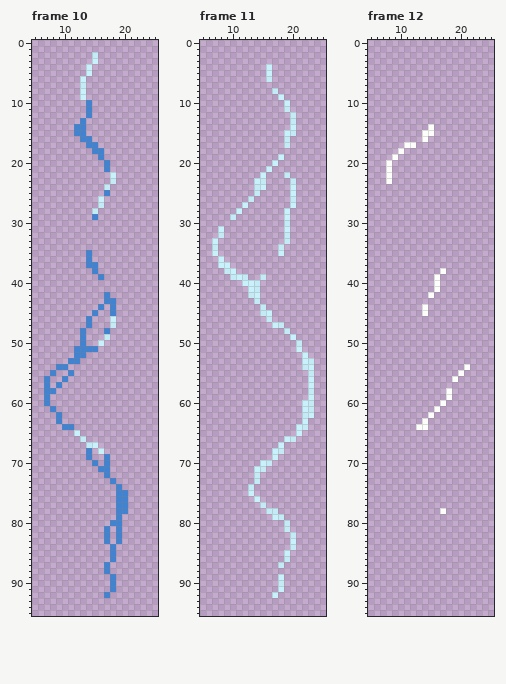
Pixel-art file: Aseprite/animations/GFX/lighitning/lighitning_barrier2.aseprite. Above, as it was before the edit.
32x96 pixels, 13 frames. Shown: frame 10: x 5..25, y 0..95; frame 11: x 5..25, y 0..95; frame 12: x 5..25, y 0..95. The commit also changed other frames, which this record leaves out.
Now the later version:
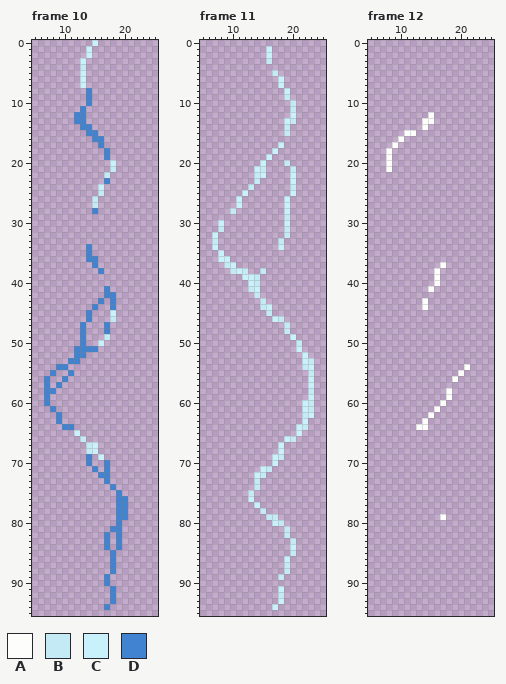
Palette (. is transparent): A #fdfdfc  B #c3eaf5  C #c9f1fc  D #4183d1
Difference:
--- frame 10
@@ x 10..20 @@
- 0 ...........
- 1 ...........
- 2 .....B.....
- 3 .....C.....
- 4 ....C......
- 5 ....C......
+ 0 .....C.....
+ 1 ....C......
+ 2 ....C......
+ 3 ...C.......
+ 4 ...B.......
+ 5 ...C.......
  6 ...C.......
- 7 ...B.......
- 8 ...C.......
- 9 ...C.......
+ 7 ...C.......
+ 8 ....D......
+ 9 ....D......
 10 ....D......
-11 ....D......
-12 ....D......
-13 ...D.......
-14 ..DD.......
-15 ..DD.......
-16 ...DD......
-17 ....DD.....
-18 .....DD....
-19 ......D....
-20 .......D...
-21 .......D...
-22 ........C..
-23 ........B..
-24 .......B...
-25 .......D...
-26 ......C....
-27 ......B....
-28 .....B.....
-29 .....D.....
+11 ...D.......
+12 ..DD.......
+13 ..DD.......
+14 ...DD......
+15 ....DD.....
+16 .....DD....
+17 ......D....
+18 .......D...
+19 .......D...
+20 ........C..
+21 ........B..
+22 .......B...
+23 .......D...
+24 ......C....
+25 ......B....
+26 .....B.....
+27 .....B.....
+28 .....D.....
+29 ...........
 30 ...........
@@ x 11..20 @@
 33 ..........
-34 ..........
+34 ...D......
 35 ...D......
-36 ...D......
-37 ...DD.....
-38 ....D.....
-39 .....D....
+36 ...DD.....
+37 ....D.....
+38 .....D....
+39 ..........
 40 ..........
-41 ..........
-42 ......D...
-43 ......DD..
-44 .....D.D..
-45 ....D..D..
-46 ...D...C..
-47 ...D...B..
+41 ......D...
+42 ......DD..
+43 .....D.D..
+44 ....D..D..
+45 ...D...C..
+46 ...D...B..
+47 ..D...D...
 48 ..D...D...
@@ x 12..22 @@
 67 ..BC.......
-68 ..D.C......
-69 ..D..D.....
-70 ...D.D.....
-71 ....DD.....
-72 .....D.....
-73 ......D....
-74 .......D...
-75 .......DD..
+68 ..BC.......
+69 ..D.C......
+70 ..D..D.....
+71 ...D.D.....
+72 ....DD.....
+73 .....D.....
+74 ......D....
+75 .......D...
 76 .......DD..
@@ x 15..22 @@
 78 ....DD..
-79 ....D...
-80 ...DD...
-81 ..D.D...
+79 ....DD..
+80 ....D...
+81 ...DD...
 82 ..D.D...
 83 ..D.D...
-84 ...D....
+84 ..D.D...
 85 ...D....
 86 ...D....
-87 ..D.....
-88 ..D.....
-89 ...D....
-90 ...D....
+87 ...D....
+88 ...D....
+89 ..D.....
+90 ..D.....
 91 ...D....
-92 ..D.....
-93 ........
-94 ........
+92 ...D....
+93 ...D....
+94 ..D.....
 95 ........
--- frame 11
@@ x 5..25 @@
  0 .....................
- 1 .....................
- 2 .....................
- 3 .....................
- 4 ...........C.........
- 5 ...........C.........
- 6 ...........B.........
- 7 .....................
- 8 ............B........
- 9 .............C.......
-10 ..............C......
-11 ..............B......
-12 ...............B.....
-13 ...............B.....
-14 ...............C.....
-15 ..............CB.....
-16 ..............B......
-17 ..............B......
-18 .....................
-19 .............C.......
-20 ............C........
-21 ...........C.........
-22 ..........C...B......
-23 .........CB....B.....
-24 .........BC....C.....
-25 .........B.....C.....
-26 ........B......B.....
-27 .......C.......C.....
-28 ......C.......C......
-29 .....B........C......
-30 ..............B......
-31 ...C..........C......
-32 ...B..........B......
-33 ..C...........B......
-34 ..B..........B.......
-35 ..C..........C.......
-36 ...C.................
-37 ...CC................
-38 ....BC...............
-39 .....BCB..B..........
-40 .......CCB...........
-41 ........CB...........
-42 ........BC...........
-43 .........B...........
-44 ..........B..........
-45 ..........BC.........
-46 ...........B.........
-47 ............CB.......
+ 1 ...........C.........
+ 2 ...........C.........
+ 3 ...........B.........
+ 4 .....................
+ 5 ............B........
+ 6 .............C.......
+ 7 .............C.......
+ 8 ..............C......
+ 9 ..............B......
+10 ...............B.....
+11 ...............B.....
+12 ...............C.....
+13 ..............CB.....
+14 ..............B......
+15 ..............B......
+16 .....................
+17 .............C.......
+18 ............C........
+19 ...........C.........
+20 ..........C...B......
+21 .........CB....B.....
+22 .........BC....C.....
+23 .........B.....C.....
+24 ........B......B.....
+25 .......C.......C.....
+26 ......C.......C......
+27 ......C.......C......
+28 .....B........C......
+29 ..............B......
+30 ...C..........C......
+31 ...B..........B......
+32 ..C...........B......
+33 ..B..........B.......
+34 ..C..........C.......
+35 ...C.................
+36 ...CC................
+37 ....BC...............
+38 .....BCB..B..........
+39 .......CCB...........
+40 ........CB...........
+41 ........BC...........
+42 .........B...........
+43 ..........B..........
+44 ..........BC.........
+45 ...........B.........
+46 ............CB.......
+47 ..............B......
 48 ..............B......
@@ x 11..22 @@
 67 .......C....
-68 ......CB....
-69 ......C.....
-70 ....CB......
-71 ...CB.......
-72 ...B........
+68 .......C....
+69 ......CB....
+70 ......C.....
+71 ....CB......
+72 ...CB.......
 73 ...B........
-74 ..B.........
-75 ..C.........
-76 ...C........
-77 ....B.......
-78 .....BB.....
-79 ......CB....
-80 ........B...
+74 ...B........
+75 ..B.........
+76 ..C.........
+77 ...C........
+78 ....B.......
+79 .....BB.....
+80 ......CB....
 81 ........B...
-82 .........B..
-83 .........C..
-84 .........B..
-85 ........C...
-86 ........B...
-87 .......B....
-88 ............
-89 .......C....
-90 .......B....
+82 ........B...
+83 .........B..
+84 .........C..
+85 .........B..
+86 ........C...
+87 ........B...
+88 ........B...
+89 .......B....
+90 ............
 91 .......C....
-92 ......C.....
-93 ............
-94 ............
+92 .......B....
+93 .......C....
+94 ......C.....
 95 ............
--- frame 12
@@ x 6..17 @@
 11 ............
-12 ............
-13 ............
-14 .........A..
-15 ........AA..
-16 ........A...
-17 .....AA.....
-18 ....A.......
-19 ...A........
+12 .........A..
+13 ........AA..
+14 ........A...
+15 .....AA.....
+16 ....A.......
+17 ...A........
+18 ..A.........
+19 ..A.........
 20 ..A.........
 21 ..A.........
-22 ..A.........
-23 ..A.........
+22 ............
+23 ............
 24 ............
@@ x 12..19 @@
 36 ........
-37 ........
-38 .....A..
+37 .....A..
+38 ....A...
 39 ....A...
 40 ....A...
-41 ....A...
-42 ...A....
-43 ........
+41 ...A....
+42 ........
+43 ..A.....
 44 ..A.....
-45 ..A.....
+45 ........
 46 ........
@@ x 15..19 @@
 77 .....
-78 ..A..
-79 .....
+78 .....
+79 ..A..
 80 .....
Changed places in both pictures, as pixel boxes (x1, y1, x2, y2):
changed: (74, 40, 116, 220)
changed: (80, 244, 116, 328)
changed: (86, 448, 128, 610)
changed: (212, 46, 296, 328)
changed: (248, 448, 296, 610)
changed: (386, 112, 434, 184)
changed: (422, 262, 446, 316)
changed: (440, 508, 446, 520)
